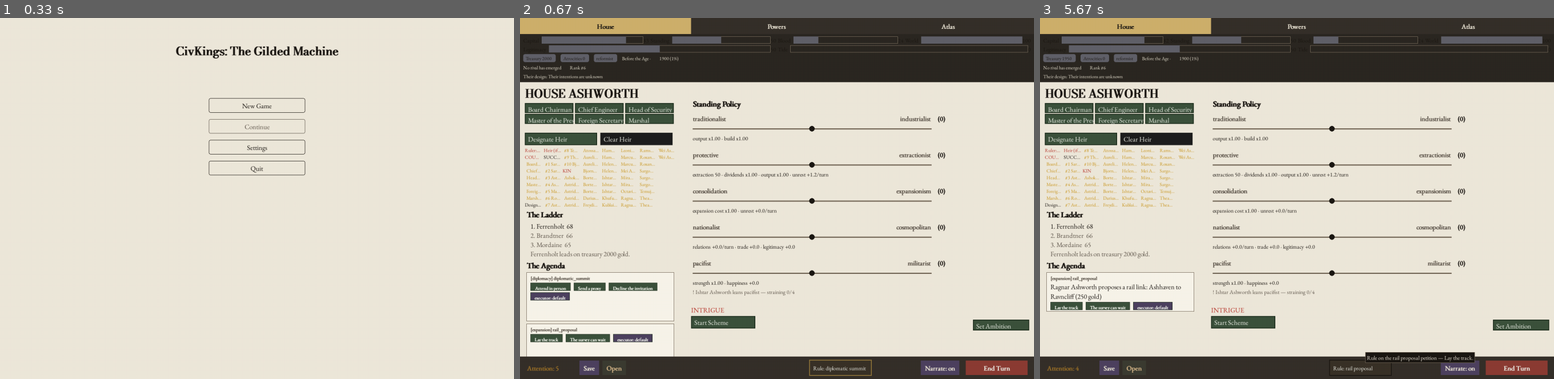
Above: before the commit, frames 1-3 (left to right).
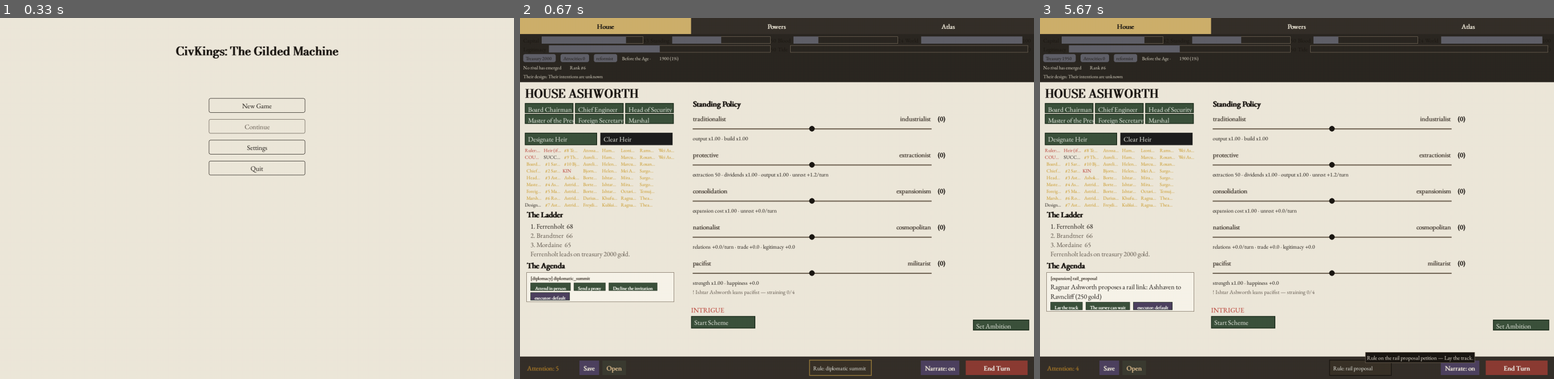
Above: after the commit, the same moments.

Repository: civersen222/Guilded-Age
Game: pygame game, started from gilded/__main__.py
Same seed, same stepped clock (60 frames per second), same inputs: the game is played once before the commit and once after it.
Inputs (mouse positions are in pixels of both pictures, inside the frame that each line leads up to):
- Up to frame 1 (0.33 s): no input
- Up to frame 2 (0.67 s): click "New Game" at 0.38 s
- Up to frame 3 (5.67 s): tap Enter at 0.67 s; click (1374, 72) at 1.05 s; click (1111, 187) at 1.88 s; click (1404, 133) at 4.72 s; click (1410, 108) at 5.05 s; click "Rule: diplomatic summit" at 5.38 s

Frame 1 is identical in both runs. In frame 2, 0.8% of the frame differs, in the area x 1-30%, y 78-94%; in frame 3, nothing differs.

Commit message:
C7w3 fix1: compact petition pass honours the caller's bottom limit - _fits now caps forced-compact cards at limit (retry pass previously skipped the limit check and drew past the bottom bar); button-row estimate matches the 24px wrap stride; t40 seed-42 zero-overlap case pinned in test_c7_branching

Diff:
--- a/gilded/tests/test_c7_branching.py
+++ b/gilded/tests/test_c7_branching.py
@@ -115,3 +115,25 @@
     assert gold1 != gold2, \
         f"both runs ended with the same treasury ({gold1}) - the option " \
         "applies changed nothing measurable"
+
+
+def test_turn40_house_tab_zero_overlaps(tmp_path, monkeypatch):
+    """C6.5 t40 seed-42: the compact petition pass must never draw the
+    option buttons onto the bottom bar ("Attention: n" / "Open")."""
+    monkeypatch.chdir(tmp_path)
+    s = new_app_state(seed=SEED, start="menu")
+    _press_new_game(s)
+    g = s.game
+    while g.turn < 40:
+        g.end_turn()
+    s.view.active_tab = "House"
+    s.view.draw(s.screen)
+    rows = s.view.text_rows
+    assert rows, "House tab drew no text rows at t40"
+    bad = []
+    for i in range(len(rows)):
+        for j in range(i + 1, len(rows)):
+            a, b = rows[i], rows[j]
+            if a[0].colliderect(b[0]):
+                bad.append((a[1][:30], b[1][:30]))
+    assert not bad, f"t40 House overlaps: {bad[:5]}"
--- a/gilded/ui/broadsheet.py
+++ b/gilded/ui/broadsheet.py
@@ -1471,13 +1471,15 @@
 
         blit_text(surface, head, "The Agenda", (PAD, y), INK)
         y += head.get_height() + 4
-        y = self._draw_petition_cards(surface, content, y)
+        y = self._draw_petition_cards(surface, content, y, bottom)
         return y
 
+
     # --- shared petition renderer (Docket + Agenda) --------------------------
 
     def _draw_petition_cards(self, surface, content: pygame.Rect,
-                             y: int) -> int:
+                             y: int, bottom: int = None) -> int:
+        bottom = bottom if bottom is not None else content.bottom
         from gilded.docket import DOMAIN_PRIORITY
         petitions = sorted(
             self.game.docket_by_house.get(self.house, []),
@@ -1511,25 +1513,34 @@
                     cur = bw
                 else:
                     cur += 8 + bw
+            # Button rows advance by 24px when wrapping (see the draw pass
+            # below) — the estimate must match or the last row lands past
+            # the limit and draws over the bottom bar.
             full_h = (6 + small.get_height() + 2
                       + len(lines) * (body.get_height() + 1)
-                      + 2 + n_btn_rows * 20 + (n_btn_rows - 1) * 4 + 4)
+                      + 2 + (n_btn_rows - 1) * 24 + 20 + 4)
             compact_h = (6 + small.get_height() + 2
-                         + 2 + n_btn_rows * 20 + (n_btn_rows - 1) * 4 + 4)
+                         + 2 + (n_btn_rows - 1) * 24 + 20 + 4)
             return (lines, bw_list, ex_pre, ex_name_pre, ew,
                     full_h, compact_h, force_compact)
 
         def _fits(h, yy, limit):
-            card_h = h[5]
+            card_h = h[6] if h[7] else h[5]
             compact = h[7]
             if not compact and yy + card_h > limit:
                 compact_h = h[6]
                 if yy + compact_h > limit:
                     return None
                 card_h, compact = compact_h, True
+            if yy + card_h > limit:
+                return None
             return card_h, compact
 
-        limit = content.bottom - 10
+        # The caller may pass a higher bottom (the House spine stops 40px
+        # above the column's foot so the bottom bar keeps its rows).  The
+        # compact pass must honour the same limit or its buttons land on
+        # the Attention / Save / Open strip.
+        limit = min(bottom, content.bottom) - 10
         layouts = []
         dropped = False
         yy = y
